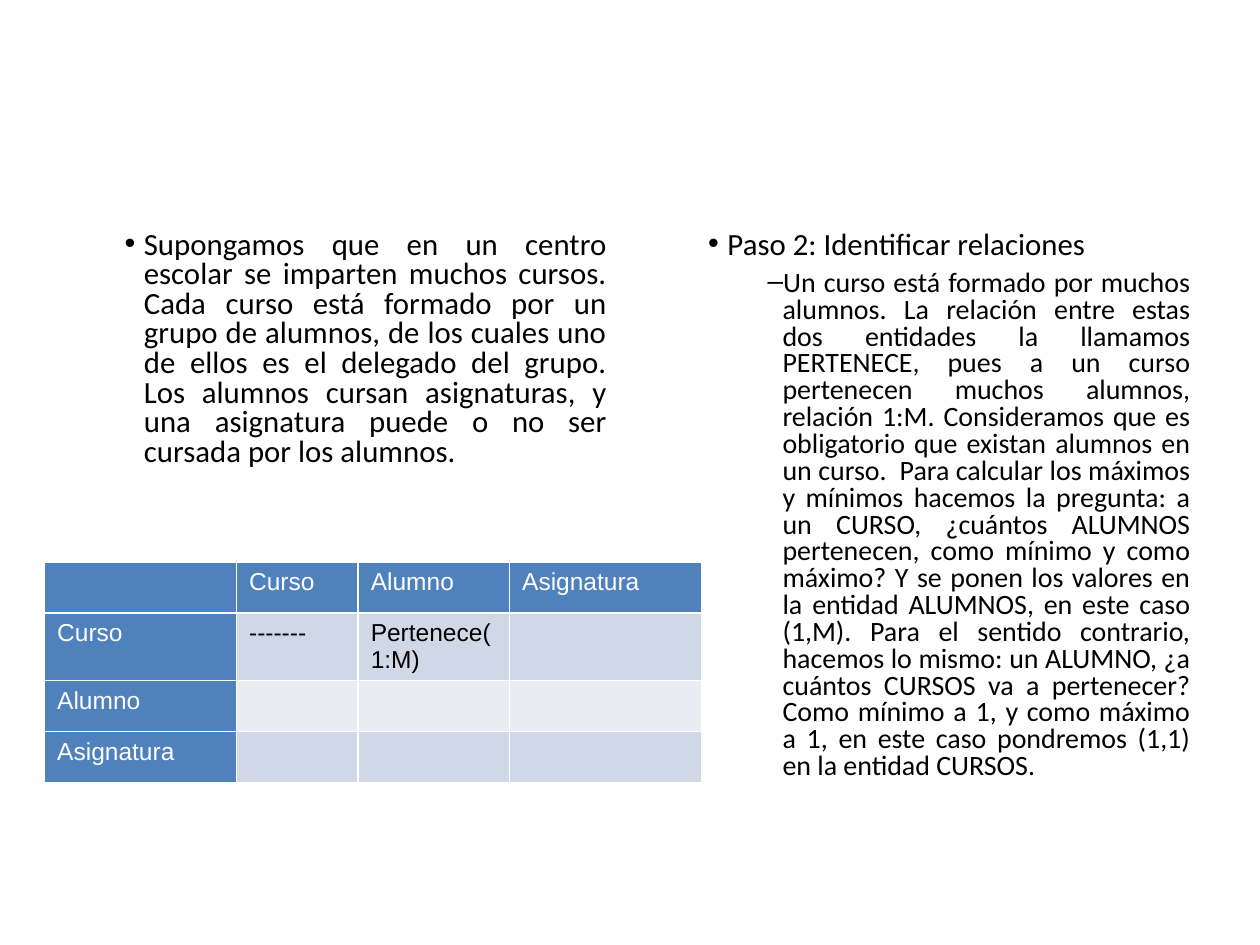
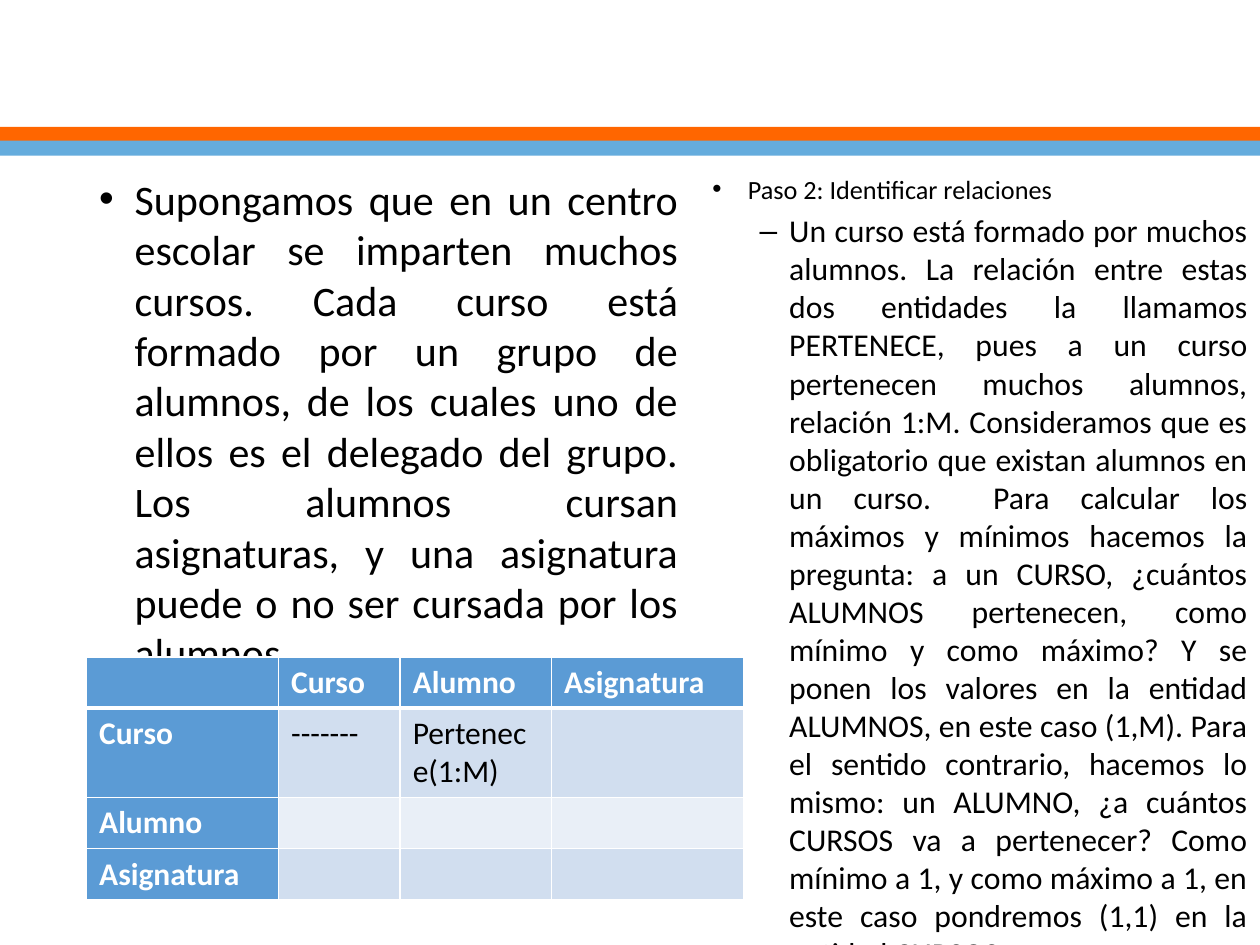
Before and after one commit to ejimenezdelgado/funda_db_martes_tarde_3_2017, a slide deck: slide 59 of Semana 2/Clase2.pptx (slide 58 before the commit). Drawn at 1260x945 pixels with LibreOffice and Linux fonts; fonts in the diff are those of the drawing; background and template pictures are left out. Boxes give left, top, right and bottom in pixels: in the first picture for what was removed or moved away, otherwise in the second. Text is boxed around its words. In the diff, an @@ line names an element or a change of style, - is before the commit and + after.

```diff
--- a/Semana 2/Clase2.pptx
+++ b/Semana 2/Clase2.pptx
@@ title "Diagrama E-R: Ejemplo": place and size @@
-title "Diagrama E-R: Ejemplo" at <box>63,38,1022,134</box>
+title "Diagrama E-R: Ejemplo" at <box>413,759,499,786</box>
@@ title "Diagrama E-R: Ejemplo" at <box>413,759,499,786</box>: size 44 to 33 pt @@
@@ rectangle added at <box>0,127,1260,142</box>, fill #FF6600 @@
@@ rectangle added at <box>0,141,1260,156</box>, fill #65ACDD @@
@@ text "Supongamos que en un centro ...": place and size @@
-text "Supongamos que en un centro ..." at <box>144,235,606,467</box>
+text "Supongamos que en un centro ..." at <box>135,187,678,679</box>
@@ text "Supongamos que en un centro ..." at <box>135,187,678,679</box>: size 17.6 to 24 pt; indent changed; line spacing 0.8 to 1; less space between paragraphs @@
@@ text "Paso 2: Identificar relaciones": place and size @@
-text "Paso 2: Identificar relaciones" at <box>727,233,1190,776</box>
+text "Paso 2: Identificar relaciones" at <box>748,180,1248,932</box>
@@ text "Paso 2: Identificar relaciones" at <box>748,180,1248,932</box>: size 17.6 to 15 pt in "Paso 2: Identificar relaciones"; size 16 to 18.1 pt; indent changed; line spacing 0.8 to 1; less space between paragraphs @@
@@ table at <box>87,656,743,895</box> @@
@@ fill #4F81BD to #5B9BD5 in 7 cells @@
@@ fill #D0D8E8 to #D2DEEF in 6 cells @@
@@ fill #E9EDF4 to #EAEFF7 in 3 cells @@
@@ size 14 to 18 pt, font Arial to Calibri @@
@@ bold on in "Curso", "Alumno", "Asignatura", "Curso" and 2 more places @@
@@ table: place and size @@
-table at <box>44,562,701,786</box>
+table at <box>87,656,743,895</box>
```
Also in this commit, not shown: 69 other slides changed, 1 slide added, 1 other file.
